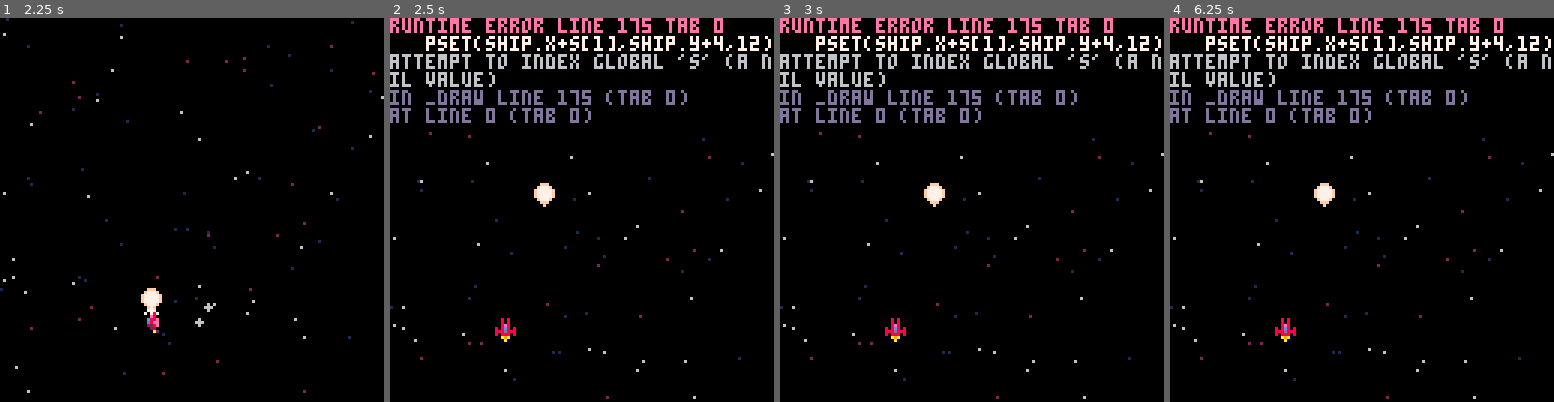
Above: before the commit, frames 1-4 (left to right).
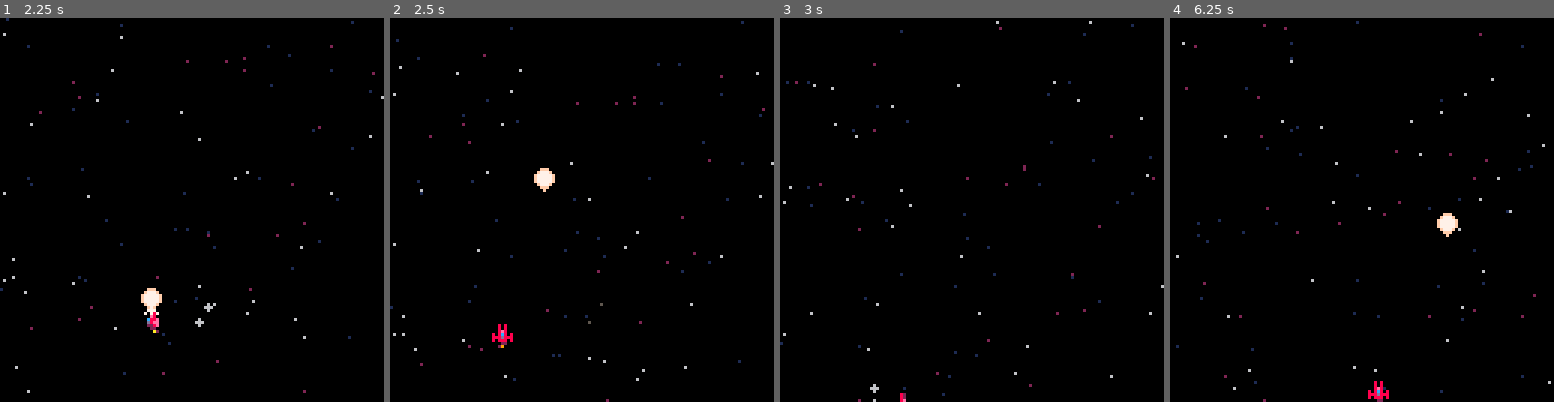
Above: after the commit, the same moments.

Repository: freeCodeCampGuam/GameDevBootcamp
Game: PICO-8 cartridge juicy-shooter.p8
The game is run twice, just before and just after one commit, with the same random seed, the same clock (stepped at 60 frames per second) and the same inputs.
Inputs:
- Up to frame 1 (2.25 s): tap O (Z key) at 0.33, 0.7, 1.43, 2.22 s; hold Left from 1.97 s (still down)
- Up to frame 2 (2.5 s): release Left at 2.37 s; hold Down from 2.42 s (still down)
- Up to frame 3 (3 s): release Down at 2.82 s; hold Right from 2.87 s (still down)
- Up to frame 4 (6.25 s): tap O (Z key) every 0.88 s from 3.1 to 5.75 s; release Right at 3.53 s; hold Up 3.58-4.08 s; hold Right 4.13-4.53 s; hold Down 4.58-5.08 s; hold Left 5.13-5.8 s; hold Up 5.85-6.18 s; hold Left from 6.23 s (still down)

Frame 1 is identical in both runs. In frame 2, 7.8% of the frame differs, in the area x 0-100%, y 0-100%; in frame 3, 7.8%; in frame 4, 8.1%.
Error before the commit: runtime error line 175 tab 0; pset(ship.x+s[1],ship.y+4,12); attempt to index global 's' (a nil value)

Commit message:
fix sprite switching

Diff:
--- a/juicy-shooter.p8
+++ b/juicy-shooter.p8
@@ -92,7 +92,7 @@
 	 											-ship.dy)/2
 	end
 
-		ship.sp += (t/2)%4 + 1
+		ship.sp += flr(t/2)%4 + 1
 
 	ship.x += ship.dx
 	ship.y += ship.dy
@@ -102,7 +102,7 @@
 		lr = ((t/2)%f)/f*4+1
 		if ship.fp then
 		 gx = ship.ts[3][lr]
-		elseif ship.sp > 4.5 then
+		elseif ship.sp > 4 then
 			gx = ship.ts[2][lr]
 		else
 		 gx = ship.ts[1][lr]
@@ -146,14 +146,14 @@
  end
 	spr(ship.sp,ship.x,ship.y,
 					1,1,ship.fp)
+	s=ship.ts[1]
+	if ship.sp > 4 then
+		s=ship.ts[2]
+		if ship.fp then
+			s=ship.ts[3]
+		end
+	end
 	if ship.thrust then
-		s=ship.ts[1]
-		if ship.sp > 4.5 then
-			s=ship.ts[2]
-			if ship.fp then
-				s=ship.ts[3]
-			end
-		end
 	 line(ship.x+s[1],ship.y+6,
 	 					ship.x+s[1],ship.y+6+rnd(1.2),
 	 					rnd(1)+9)
